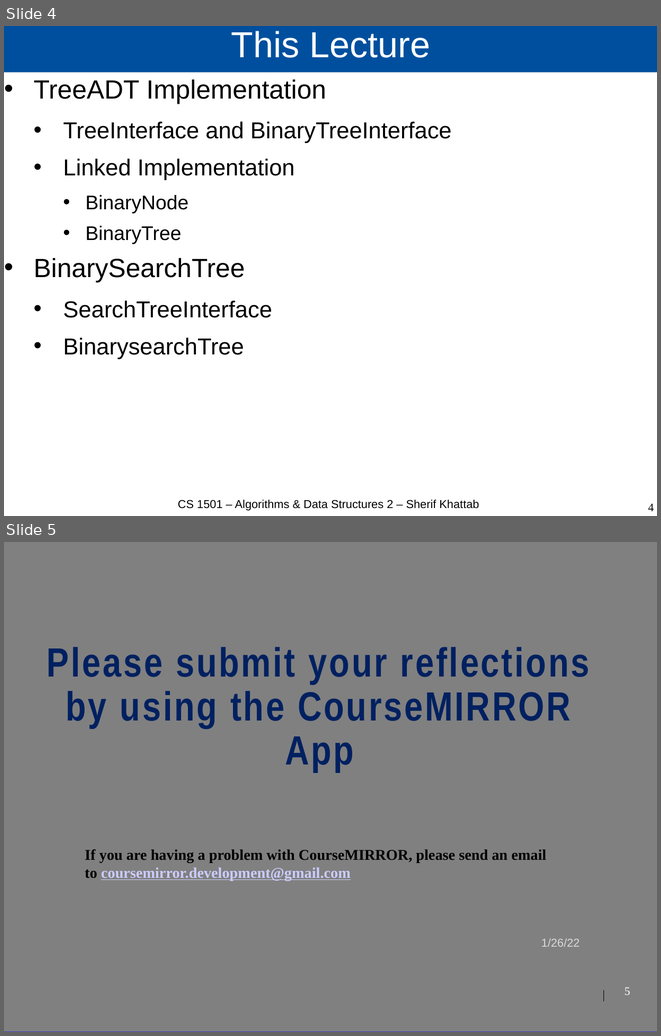
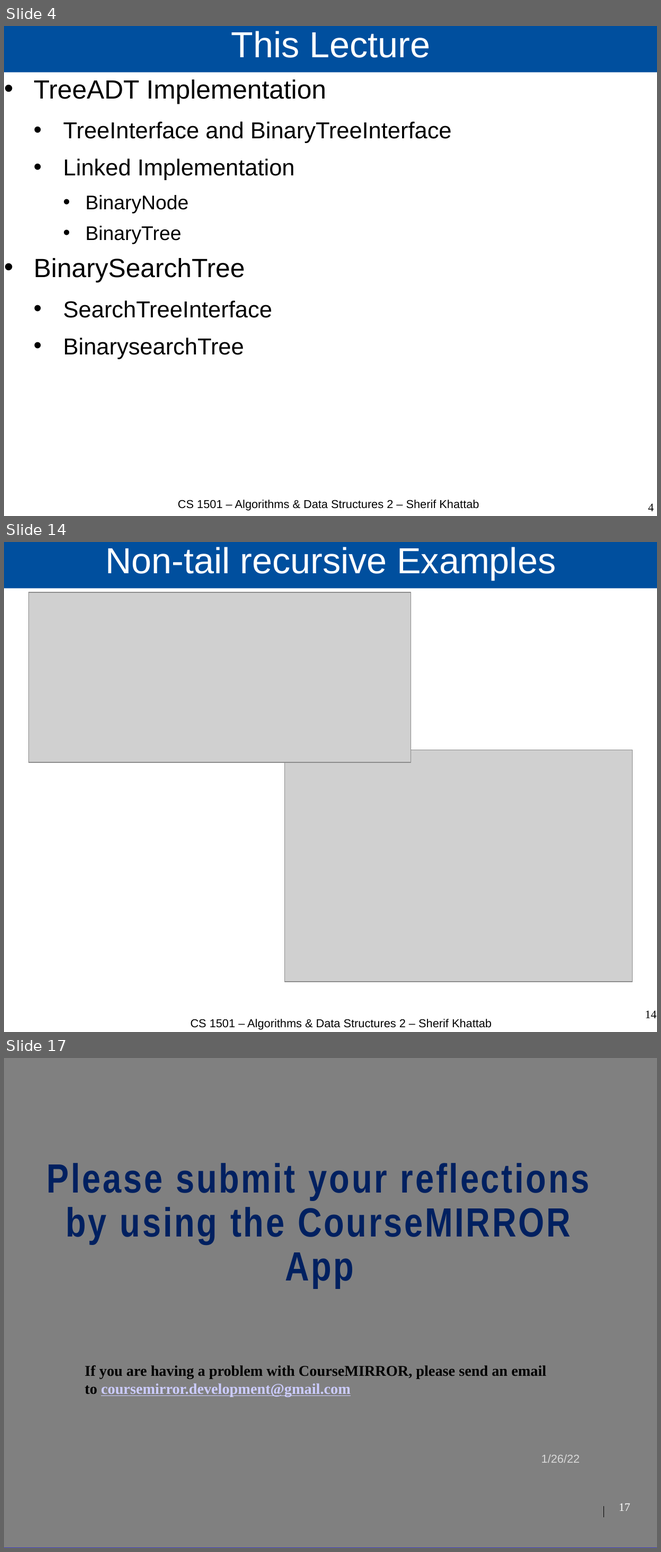
Before and after one commit to cs1501-2224/handouts, a slide deck: DraftSlides/Lecture5.pptx. Shown one above the other, each under a label of ours: slides 4 and 5 before the commit, slides 4, 14 and 17 after it; the slides between them are not shown. The pictures are 661x1036 and 661x1552 pixels, drawn with LibreOffice and Linux fonts; fonts in the diff are those of the drawing; grey boxes stand for pictures; background and template pictures are left out. Boxes give left, top, right and bottom in pixels: in the first picture for what was removed or moved away, otherwise in the second. Text is boxed around its words. In the diff, an @@ line names an element or a change of style, - is before the commit and + after.

```diff
--- a/DraftSlides/Lecture5.pptx
+++ b/DraftSlides/Lecture5.pptx
@@ slide 14 added at <box>4,542,657,1032</box>, background #FFFFFF @@
@@ title added at <box>4,542,657,589</box>, fill #004F9E, 44 pt, text #FFFFFF @@
+Non-tail recursive Examples
@@ picture added at <box>28,592,411,762</box> @@
@@ picture added at <box>285,750,633,982</box> @@
@@ page number added at <box>645,1011,656,1018</box>, 14 pt, text #000000 @@
+14
@@ text added at <box>191,1019,492,1030</box>, 14 pt, text #000000 @@
+CS 1501 – Algorithms & Data Structures 2 – Sherif Khattab
@@ what was slide 5 is now slide 17 @@
@@ page number at <box>619,1504,630,1511</box>: text changed @@
-5
+17
```
Also in this commit, not shown: 11 other slides added, 1 other file.
